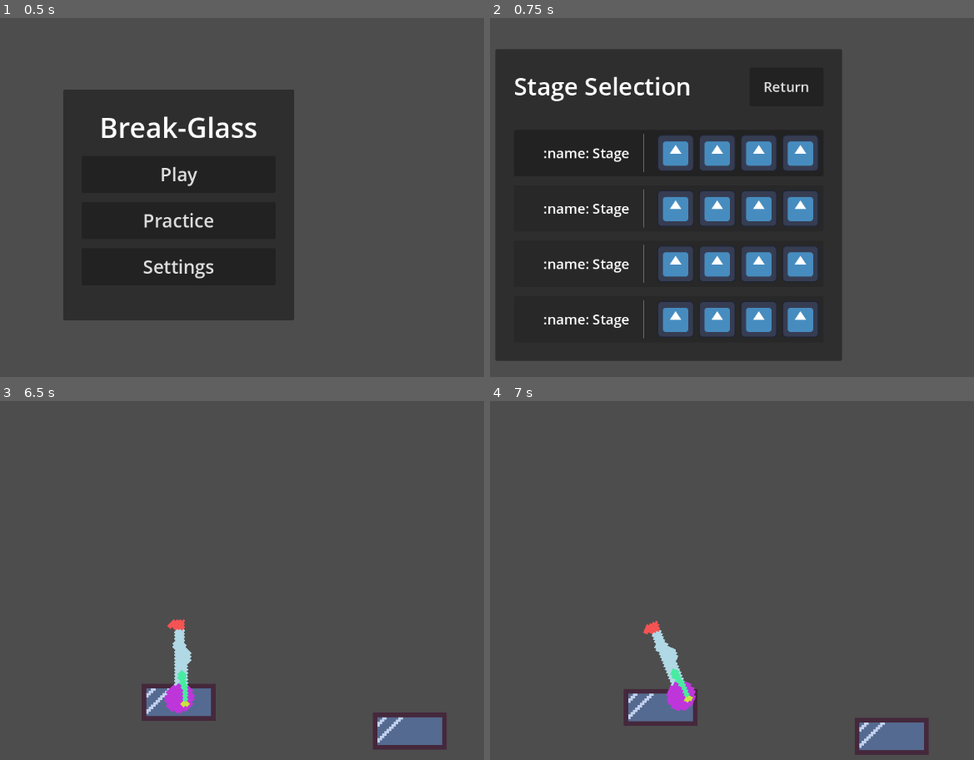
Above: before the commit, frames 1-4 (two rows, left to right).
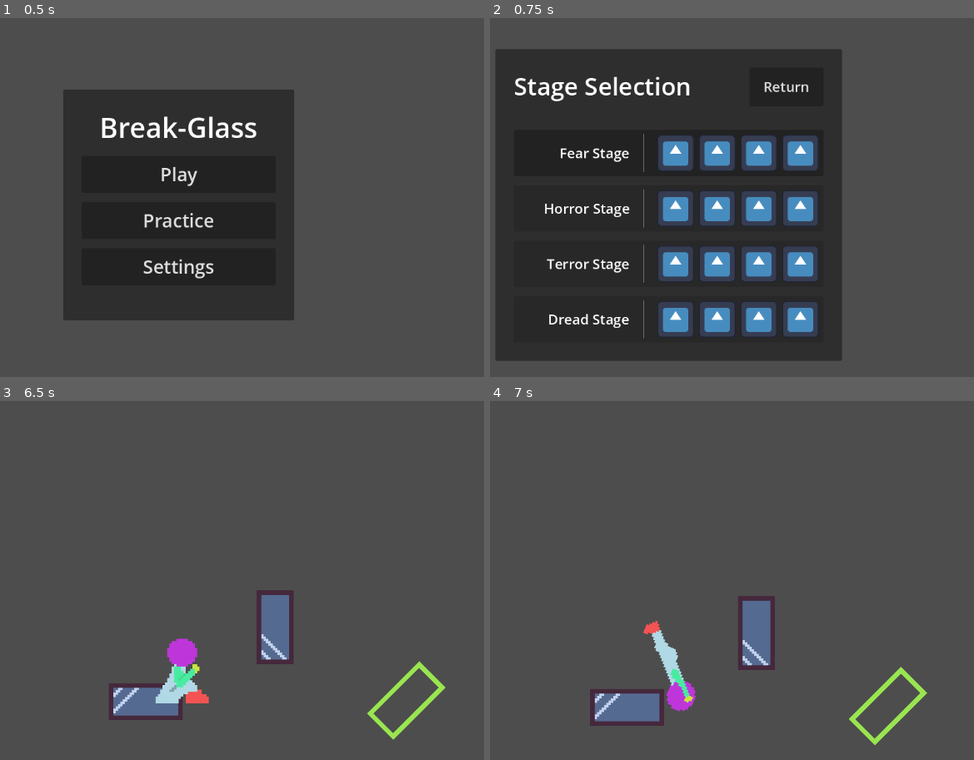
Above: after the commit, the same moments.

Repository: Wake1st/break-glass-godot
Game: Godot game, scene res://main/main.tscn
Same seed, same stepped clock (60 frames per second), same inputs: the game is played once before the commit and once after it. The engine's default icon, where the game draws it, is replaced by a stand-in: a white triangle on a blue panel in a dark square.
Inputs (mouse positions are in pixels of both pictures, inside the frame that each line leads up to):
- Up to frame 1 (0.5 s): no input
- Up to frame 2 (0.75 s): click "Play" at 0.5 s
- Up to frame 3 (6.5 s): click (179, 537) at 1.25 s; move the mouse to (324, 569) at 2.02 s; click (324, 569) at 2.1 s; tap Enter at 2.75, 5.75 s; move the mouse to (43, 605) at 2.77 s; right-click (43, 605) at 2.85 s; move the mouse to (246, 505) at 3.52 s; click (246, 505) at 3.6 s; move the mouse to (145, 663) at 4.27 s; right-click (145, 663) at 4.35 s; tap Space at 5 s; move the mouse to (377, 645) at 5.02 s; click (377, 645) at 5.1 s; tap N (debug_level_skip, bound only before the commit) at 5.65 s; move the mouse to (outside the picture) at 5.77 s; right-click (outside the picture) at 5.85 s
- Up to frame 4 (7 s): move the mouse to (702, 587) at 6.52 s; click (702, 587) at 6.6 s

Frame 1 is identical in both runs. In frame 2, 0.7% of the frame differs, in the area x 11-29%, y 36-87%; in frame 3, 6.1%, in the area x 22-93%, y 52-97%; in frame 4, 4.9%.

Commit message:
practice level selection

Diff:
--- a/levels/level.gd
+++ b/levels/level.gd
@@ -2,10 +2,12 @@
 extends Node2D
 
 signal level_failed(currentLevel: int)
-signal level_finished(nextLevel: int)
+signal level_finished(currentLevel: int)
 
 @onready var fallBoundary: FallBoundary = $FallBoundary
 @onready var goal: Goal = $Goal
+
+var isPractice: bool
 
 
 func _ready() -> void:
@@ -25,4 +27,4 @@
 
 func handle_goal_crossed() -> void:
 	var currentNumber: int = name.right(1) as int
-	level_finished.emit(currentNumber + 1)
+	level_finished.emit(currentNumber)
--- a/main/main.gd
+++ b/main/main.gd
@@ -14,8 +14,8 @@
 var nextLevelId: int
 var levelList: LevelList = LevelList.new()
 
-var highestLevelId: int = 1
-var highestStage: int = 1
+var highestLevelId: int = 0
+var highestStage: int = 0
 
 
 func _ready() -> void:
@@ -28,6 +28,11 @@
 	settingsMenu.return_selected.connect(handle_return_to_main)
 
 	playMenu.level_selected.connect(handle_level_select)
+	practiceMenu.practice_level_selected.connect(handle_practice_level_select)
+
+	# unlock the first level for practice
+	practice_unlock_check(1)
+
 
 
 func handle_menu_change(sceneName: String) -> void:
@@ -55,7 +60,16 @@
 	# swap levels
 	currentLevel = setup_level(scene)
 
-	currentLevel.visible = true
+	# disable the current menu
+	currentMenu.visible = false
+
+
+func handle_practice_level_select(scene:PackedScene) -> void:
+	if currentLevel != null:
+		disconnect_level(currentLevel)
+
+	# swap levels
+	currentLevel = setup_level(scene, true)
 
 	# disable the current menu
 	currentMenu.visible = false
@@ -67,18 +81,9 @@
 
 
 func handle_next_level(levelId) -> void:
-	nextLevelId = levelId
+	# create a time buffer to avoid "sudden change" shock
+	nextLevelId = levelId + 1
 	endLevelTimer.start()
-
-	# set the highest level for training
-	if levelId > highestLevelId:
-		highestLevelId = levelId
-
-	# every 4th level should unlock the next stage
-	var stageCheck: int = ceil(levelId as float / 4.0)
-	if stageCheck > highestStage:
-		highestStage = stageCheck
-		playMenu.enable_stage(stageCheck)
 
 
 func _on_end_timer_timeout() -> void:
@@ -89,7 +94,11 @@
 	var scene = levelList.levels[nextLevelId]
 	currentLevel = setup_level(scene)
 
-	currentLevel.visible = true
+	# set the highest level for training
+	practice_unlock_check(nextLevelId)
+
+	# every 4th level should unlock the next stage
+	stage_unlock_check(nextLevelId)
 
 
 func disconnect_level(level:Level) -> void:
@@ -99,10 +108,24 @@
 	level.level_failed.disconnect(handle_level_failure)
 
 
-func setup_level(scene:PackedScene) -> Level:
+func setup_level(scene:PackedScene, isPractice: bool = false) -> Level:
 	var level = scene.instantiate()
 	levelRoot.call_deferred("add_child",level)
+	level.set_deferred("isPractice", isPractice)
 	level.level_finished.connect(handle_next_level)
 	level.level_failed.connect(handle_level_failure)
 	level.visible = true
 	return level
+
+
+func practice_unlock_check(id: int) -> void:
+	if id > highestLevelId:
+		highestLevelId = id
+		practiceMenu.enable_practice_level(id)
+
+
+func stage_unlock_check(id: int) -> void:
+	var stageCheck: int = ceil(id as float / 4.0)
+	if stageCheck > highestStage:
+		highestStage = stageCheck
+		playMenu.enable_stage(stageCheck)
--- a/project.godot
+++ b/project.godot
@@ -32,11 +32,6 @@
 , Object(InputEventKey,"resource_local_to_scene":false,"resource_name":"","device":-1,"window_id":0,"alt_pressed":false …(182 unchanged characters)…
 ]
 }
-debug_level_skip={
-"deadzone": 0.5,
-"events": [Object(InputEventKey,"resource_local_to_scene":false,"resource_name":"","device":-1,"window_id":0,"alt_pressed":false,"shift_pressed":false,"ctrl_pressed":false,"meta_pressed":false,"pressed":false,"keycode":0,"physical_keycode":78,"key_label":0,"unicode":110,"location":0,"echo":false,"script":null)
-]
-}
 
 [layer_names]
 
@@ -44,7 +39,6 @@
 2d_physics/layer_2="Boundary"
 2d_physics/layer_3="Goal"
 2d_physics/layer_4="Start"
-2d_physics/layer_5="Fall"
 
 [rendering]
 
--- a/ui/play_menu.tscn
+++ b/ui/play_menu.tscn
@@ -65,21 +65,25 @@
 
 [node name="PlayStage_1" parent="MarginContainer/VBoxContainer" instance=ExtResource("1_ry8fm")]
 layout_mode = 2
+stageName = "Fear"
 
 [node name="PlayStage_2" parent="MarginContainer/VBoxContainer" instance=ExtResource("1_ry8fm")]
 unique_name_in_owner = true
 layout_mode = 2
 disabled = true
+stageName = "Horror"
 
 [node name="PlayStage_3" parent="MarginContainer/VBoxContainer" instance=ExtResource("1_ry8fm")]
 unique_name_in_owner = true
 layout_mode = 2
 disabled = true
+stageName = "Terror"
 
 [node name="PlayStage_4" parent="MarginContainer/VBoxContainer" instance=ExtResource("1_ry8fm")]
 unique_name_in_owner = true
 layout_mode = 2
 disabled = true
+stageName = "Dread"
 
 [connection signal="pressed" from="Return" to="." method="_on_return_pressed"]
 [connection signal="pressed" from="MarginContainer/VBoxContainer/PlayStage_1" to="." method="_on_play_stage_1_pressed"]
--- /dev/null
+++ b/ui/play_stage.gd
@@ -0,0 +1,6 @@
+class_name PlayStage
+extends Button
+
+@export var stageName: String:
+	set(value):
+		(get_node("%Title") as Label).text = "%s Stage" % value
--- a/ui/play_stage.tscn
+++ b/ui/play_stage.tscn
@@ -1,6 +1,7 @@
-[gd_scene load_steps=3 format=3 uid="uid://4dlygfeilxdg"]
+[gd_scene load_steps=4 format=3 uid="uid://4dlygfeilxdg"]
 
 [ext_resource type="Texture2D" uid="uid://db6v058apy61b" path="res://icon.svg" id="1_nhdl4"]
+[ext_resource type="Script" path="res://ui/play_stage.gd" id="1_nld08"]
 
 [sub_resource type="StyleBoxTexture" id="StyleBoxTexture_j5m1p"]
 texture = ExtResource("1_nhdl4")
@@ -9,6 +10,7 @@
 custom_minimum_size = Vector2(0, 80)
 offset_right = 512.0
 offset_bottom = 80.0
+script = ExtResource("1_nld08")
 
 [node name="MarginContainer" type="MarginContainer" parent="."]
 layout_mode = 1
@@ -28,6 +30,7 @@
 alignment = 2
 
 [node name="Title" type="Label" parent="MarginContainer/HBoxContainer"]
+unique_name_in_owner = true
 layout_mode = 2
 theme_override_font_sizes/font_size = 24
 text = ":name: Stage"
--- a/ui/practice_menu.gd
+++ b/ui/practice_menu.gd
@@ -1,5 +1,27 @@
 class_name PracticeMenu
 extends SubMenu
+
+signal practice_level_selected(scene: PackedScene)
+
+@onready var practiceStage1: PracticeStage = %PracticeStage_1
+@onready var practiceStage2: PracticeStage = %PracticeStage_2
+@onready var practiceStage3: PracticeStage = %PracticeStage_3
+@onready var practiceStage4: PracticeStage = %PracticeStage_4
+
+
+func enable_practice_level(level: int) -> void:
+	var stage: int = ceil(level as float / 4.0)
+	var sub_level: int = (level - 1) % 4
+
+	match stage:
+		1: practiceStage1.enable_level(sub_level)
+		2: practiceStage2.enable_level(sub_level)
+		3: practiceStage3.enable_level(sub_level)
+		4: practiceStage4.enable_level(sub_level)
+
+
+func _on_practice_level_selected(scene: PackedScene) -> void:
+	practice_level_selected.emit(scene)
 
 
 func _on_return_pressed() -> void:
--- a/ui/practice_menu.tscn
+++ b/ui/practice_menu.tscn
@@ -1,7 +1,12 @@
-[gd_scene load_steps=3 format=3 uid="uid://hejv5a6iyj7e"]
+[gd_scene load_steps=8 format=3 uid="uid://hejv5a6iyj7e"]
 
 [ext_resource type="Script" path="res://ui/practice_menu.gd" id="1_ss66m"]
 [ext_resource type="PackedScene" uid="uid://bhof4a8f1hxf2" path="res://ui/practice_stage.tscn" id="1_vbpi7"]
+[ext_resource type="PackedScene" uid="uid://inf3vb82fm82" path="res://levels/level_1.tscn" id="3_iw0n7"]
+[ext_resource type="PackedScene" uid="uid://bfnsylubi66wt" path="res://levels/level_2.tscn" id="4_nshb2"]
+[ext_resource type="PackedScene" uid="uid://cxca7gonc2v4h" path="res://levels/level_3.tscn" id="5_mgxmb"]
+[ext_resource type="PackedScene" uid="uid://dqbysdyoubrvt" path="res://levels/level_4.tscn" id="6_ojj6k"]
+[ext_resource type="PackedScene" uid="uid://cu1fnscanp6py" path="res://levels/level_5.tscn" id="7_uc1iy"]
 
 [node name="PracticeMenu" type="Panel"]
 custom_minimum_size = Vector2(600, 540)
@@ -64,15 +69,32 @@
 alignment = 2
 
 [node name="PracticeStage_1" parent="MarginContainer/VBoxContainer" instance=ExtResource("1_vbpi7")]
+unique_name_in_owner = true
 layout_mode = 2
+stageName = "Fear"
+levelAScene = ExtResource("3_iw0n7")
+levelBScene = ExtResource("4_nshb2")
+levelCScene = ExtResource("5_mgxmb")
+levelDScene = ExtResource("6_ojj6k")
 
 [node name="PracticeStage_2" parent="MarginContainer/VBoxContainer" instance=ExtResource("1_vbpi7")]
+unique_name_in_owner = true
 layout_mode = 2
+stageName = "Horror"
+levelAScene = ExtResource("7_uc1iy")
 
 [node name="PracticeStage_3" parent="MarginContainer/VBoxContainer" instance=ExtResource("1_vbpi7")]
+unique_name_in_owner = true
 layout_mode = 2
+stageName = "Terror"
 
 [node name="PracticeStage_4" parent="MarginContainer/VBoxContainer" instance=ExtResource("1_vbpi7")]
+unique_name_in_owner = true
 layout_mode = 2
+stageName = "Dread"
 
 [connection signal="pressed" from="Return" to="." method="_on_return_pressed"]
+[connection signal="practice_level_selected" from="MarginContainer/VBoxContainer/PracticeStage_1" to="." method="_on_practice_level_selected"]
+[connection signal="practice_level_selected" from="MarginContainer/VBoxContainer/PracticeStage_2" to="." method="_on_practice_level_selected"]
+[connection signal="practice_level_selected" from="MarginContainer/VBoxContainer/PracticeStage_3" to="." method="_on_practice_level_selected"]
+[connection signal="practice_level_selected" from="MarginContainer/VBoxContainer/PracticeStage_4" to="." method="_on_practice_level_selected"]
--- /dev/null
+++ b/ui/practice_stage.gd
@@ -0,0 +1,42 @@
+class_name PracticeStage
+extends Panel
+
+signal practice_level_selected(scene: PackedScene)
+
+@export var stageName: String:
+	set(value):
+		(get_node("%Title") as Label).text = "%s Stage" % value
+
+@export var levelAScene: PackedScene
+@export var levelBScene: PackedScene
+@export var levelCScene: PackedScene
+@export var levelDScene: PackedScene
+
+@onready var levelABtn: Button = %Level_A
+@onready var levelBBtn: Button = %Level_B
+@onready var levelCBtn: Button = %Level_C
+@onready var levelDBtn: Button = %Level_D
+
+
+func enable_level(number: int) -> void:
+	match number:
+		0: levelABtn.disabled = false
+		1: levelBBtn.disabled = false
+		2: levelCBtn.disabled = false
+		3: levelDBtn.disabled = false
+
+
+func _on_level_a_pressed() -> void:
+	practice_level_selected.emit(levelAScene)
+
+
+func _on_level_b_pressed() -> void:
+	practice_level_selected.emit(levelBScene)
+
+
+func _on_level_c_pressed() -> void:
+	practice_level_selected.emit(levelCScene)
+
+
+func _on_level_d_pressed() -> void:
+	practice_level_selected.emit(levelDScene)
--- a/ui/practice_stage.tscn
+++ b/ui/practice_stage.tscn
@@ -1,6 +1,7 @@
-[gd_scene load_steps=2 format=3 uid="uid://bhof4a8f1hxf2"]
+[gd_scene load_steps=3 format=3 uid="uid://bhof4a8f1hxf2"]
 
-[ext_resource type="Texture2D" uid="uid://b2r3yuuj8rdnr" path="res://assets/stage_texture_1.png" id="1_y1yjw"]
+[ext_resource type="Script" path="res://ui/practice_stage.gd" id="1_lp4ba"]
+[ext_resource type="Texture2D" uid="uid://b2r3yuuj8rdnr" path="res://assets/stage_texture_1.png" id="2_ecxwe"]
 
 [node name="PracticeStage" type="Panel"]
 custom_minimum_size = Vector2(512, 80)
@@ -15,6 +16,7 @@
 offset_bottom = 40.0
 grow_horizontal = 2
 grow_vertical = 2
+script = ExtResource("1_lp4ba")
 
 [node name="MarginContainer" type="MarginContainer" parent="."]
 layout_mode = 1
@@ -34,6 +36,7 @@
 alignment = 2
 
 [node name="Title" type="Label" parent="MarginContainer/HBoxContainer"]
+unique_name_in_owner = true
 layout_mode = 2
 theme_override_font_sizes/font_size = 24
 text = ":name: Stage"
@@ -44,39 +47,51 @@
 layout_mode = 2
 theme_override_constants/separation = 32
 
-[node name="Panel" type="Button" parent="MarginContainer/HBoxContainer"]
+[node name="Level_A" type="Button" parent="MarginContainer/HBoxContainer"]
+unique_name_in_owner = true
 texture_filter = 1
 custom_minimum_size = Vector2(64, 64)
 layout_mode = 2
 size_flags_horizontal = 4
 size_flags_vertical = 4
-icon = ExtResource("1_y1yjw")
+disabled = true
+icon = ExtResource("2_ecxwe")
 expand_icon = true
 
-[node name="Panel2" type="Button" parent="MarginContainer/HBoxContainer"]
+[node name="Level_B" type="Button" parent="MarginContainer/HBoxContainer"]
+unique_name_in_owner = true
 texture_filter = 1
 custom_minimum_size = Vector2(64, 64)
 layout_mode = 2
 size_flags_horizontal = 4
 size_flags_vertical = 4
-icon = ExtResource("1_y1yjw")
+disabled = true
+icon = ExtResource("2_ecxwe")
 expand_icon = true
 
-[node name="Panel3" type="Button" parent="MarginContainer/HBoxContainer"]
+[node name="Level_C" type="Button" parent="MarginContainer/HBoxContainer"]
+unique_name_in_owner = true
 texture_filter = 1
 custom_minimum_size = Vector2(64, 64)
 layout_mode = 2
 size_flags_horizontal = 4
 size_flags_vertical = 4
-icon = ExtResource("1_y1yjw")
-icon_alignment = 1
+disabled = true
+icon = ExtResource("2_ecxwe")
 expand_icon = true
 
-[node name="Panel4" type="Button" parent="MarginContainer/HBoxContainer"]
+[node name="Level_D" type="Button" parent="MarginContainer/HBoxContainer"]
+unique_name_in_owner = true
 texture_filter = 1
 custom_minimum_size = Vector2(64, 64)
 layout_mode = 2
 size_flags_horizontal = 4
 size_flags_vertical = 4
-icon = ExtResource("1_y1yjw")
+disabled = true
+icon = ExtResource("2_ecxwe")
 expand_icon = true
+
+[connection signal="pressed" from="MarginContainer/HBoxContainer/Level_A" to="." method="_on_level_a_pressed"]
+[connection signal="pressed" from="MarginContainer/HBoxContainer/Level_B" to="." method="_on_level_b_pressed"]
+[connection signal="pressed" from="MarginContainer/HBoxContainer/Level_C" to="." method="_on_level_c_pressed"]
+[connection signal="pressed" from="MarginContainer/HBoxContainer/Level_D" to="." method="_on_level_d_pressed"]
